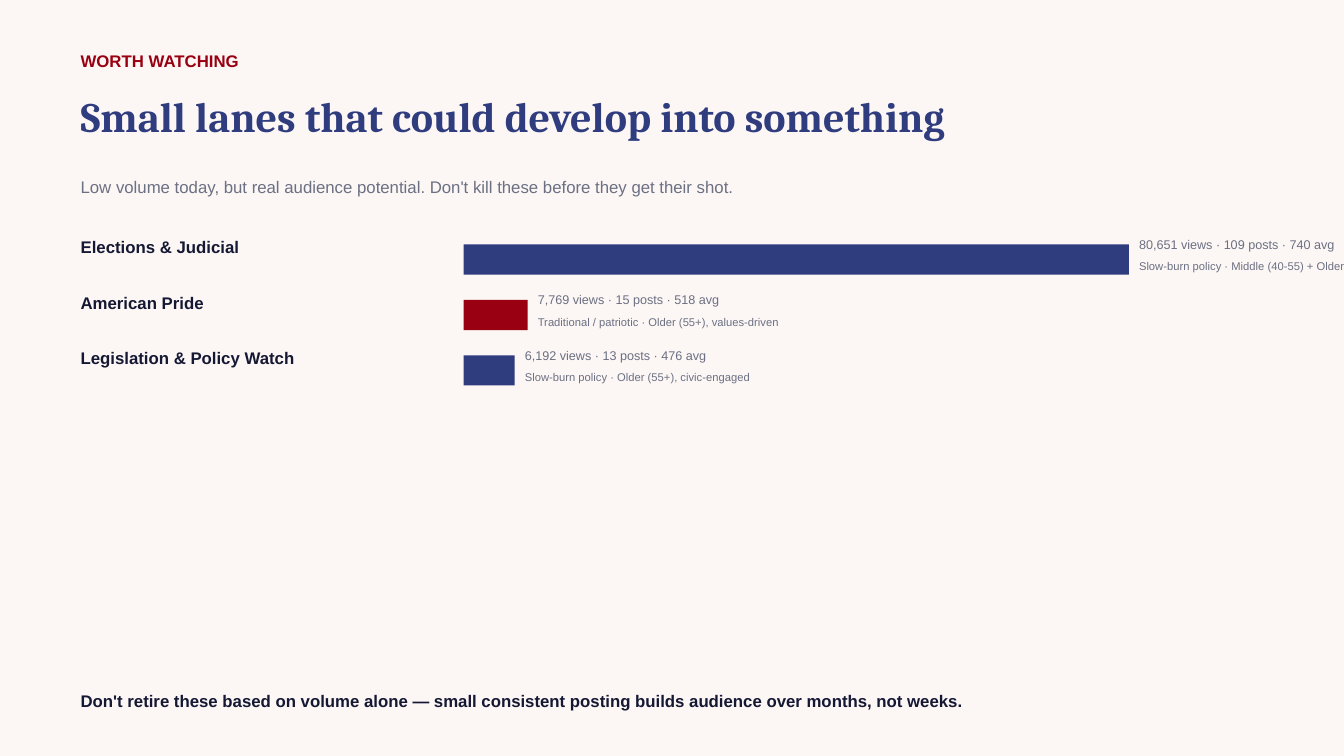
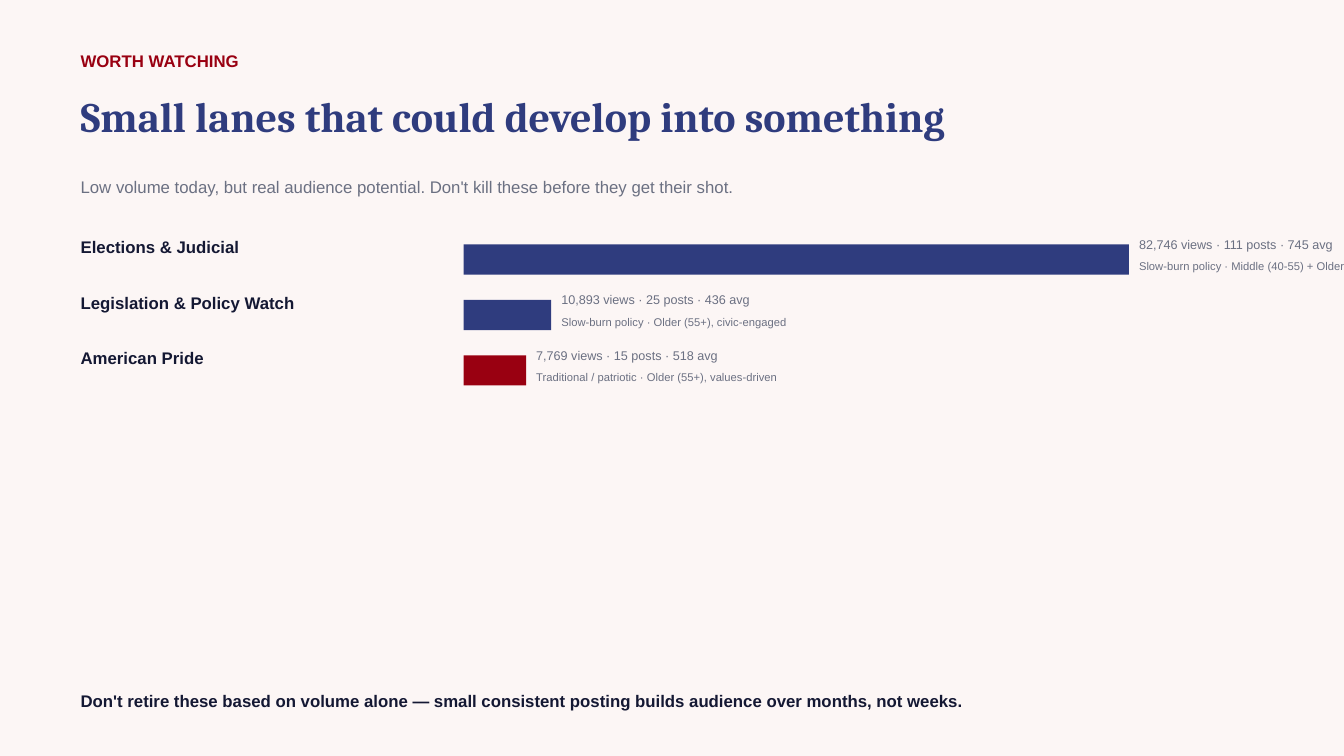
Before and after one commit to zvmmer/talking-downey-kpis, a slide deck: slide 14 of SPONSOR_CONTENT_REPORT.pptx. Drawn at 1344x756 pixels with LibreOffice and Linux fonts; fonts in the diff are those of the drawing. Boxes give left, top, right and bottom in pixels: in the first picture for what was removed or moved away, otherwise in the second. Text is boxed around its words. In the diff, an @@ line names an element or a change of style, - is before the commit and + after.

```diff
--- a/SPONSOR_CONTENT_REPORT.pptx
+++ b/SPONSOR_CONTENT_REPORT.pptx
@@ text at (1139,240,1332,252): text changed @@
-80,651 views · 109 posts · 740 avg
+82,746 views · 111 posts · 745 avg
@@ text "Legislation & Policy Watch": place and size @@
-text "Legislation & Policy Watch" at (81,352,295,368)
+text "Legislation & Policy Watch" at (81,297,295,313)
@@ rectangle: place and size @@
-rectangle at (464,299,528,330)
+rectangle at (464,299,552,330)
@@ rectangle at (464,299,552,330): fill #990011 to #2F3C7E @@
@@ text at (561,295,749,307): text changed @@
-7,769 views · 15 posts · 518 avg
+10,893 views · 25 posts · 436 avg
@@ text "Slow-burn policy · Older (55+), ...": place and size @@
-text "Slow-burn policy · Older (55+), ..." at (525,373,749,384)
+text "Slow-burn policy · Older (55+), ..." at (561,318,786,328)
@@ text "American Pride": place and size @@
-text "American Pride" at (81,297,204,309)
+text "American Pride" at (81,352,204,364)
@@ rectangle: place and size @@
-rectangle at (464,355,515,385)
+rectangle at (464,355,526,385)
@@ rectangle at (464,355,526,385): fill #2F3C7E to #990011 @@
@@ text at (536,351,717,363): text changed @@
-6,192 views · 13 posts · 476 avg
+7,769 views · 15 posts · 518 avg
@@ text "Traditional / patriotic · Older ...": place and size @@
-text "Traditional / patriotic · Older ..." at (538,318,779,328)
+text "Traditional / patriotic · Older ..." at (536,373,777,383)
```
Also in this commit, not shown: 14 other slides changed, 5 other files.
